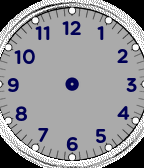
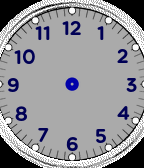
Revision of a layered 144×168 image; what changed, layer by layer:
painted on "d_face_labels.png" over [65, 77, 79, 91]
